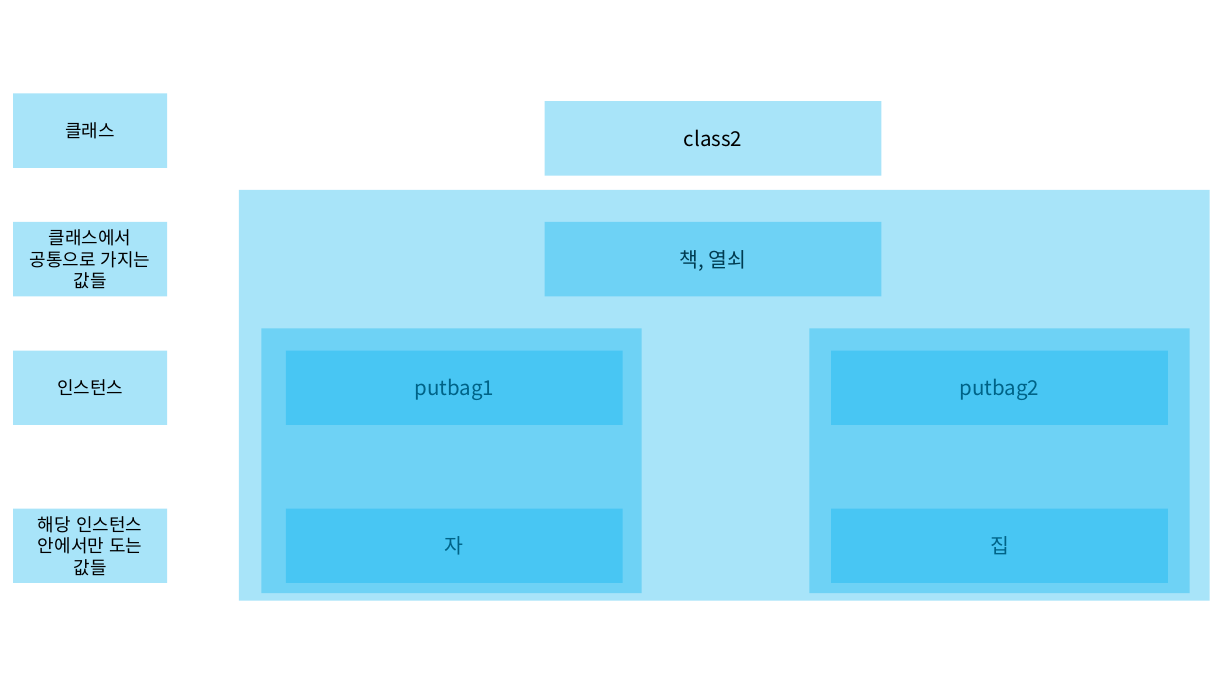
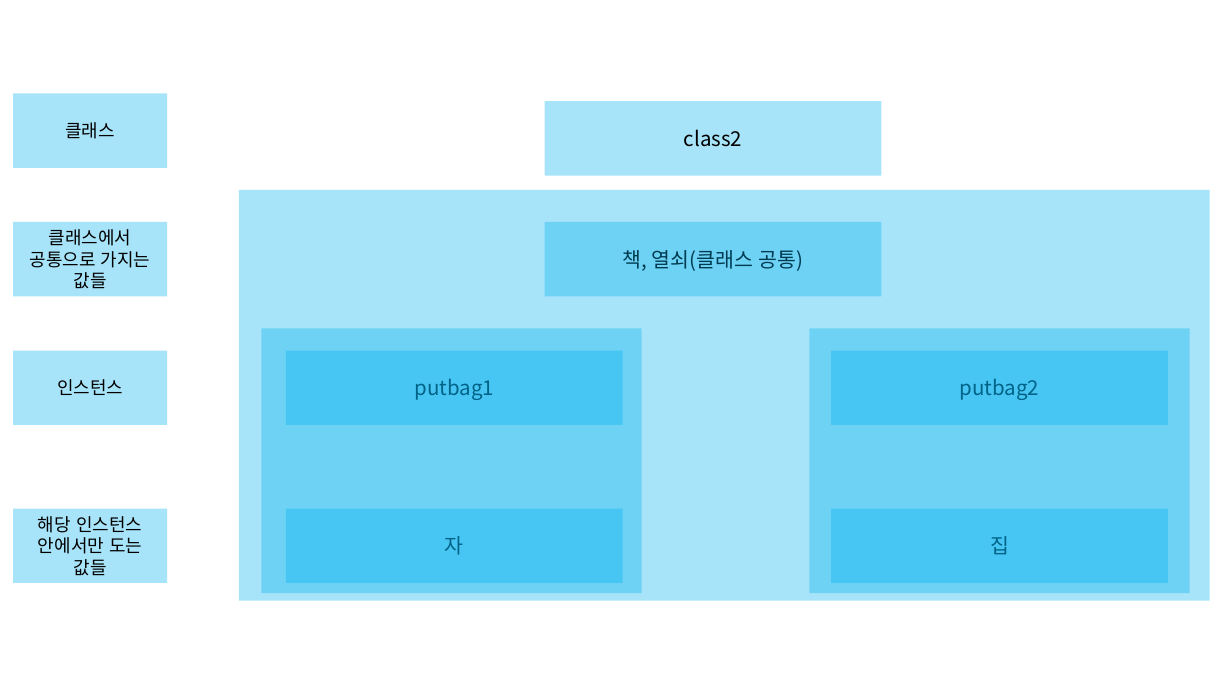
Before and after one commit to Linea89kr/classSIAT, a slide deck: slide 9 of 99. Lecture note in ppt/8. Python4, ES6.pptx. Drawn at 1232x693 pixels with LibreOffice and Linux fonts; fonts in the diff are those of the drawing. Boxes give left, top, right and bottom in pixels: in the first picture for what was removed or moved away, otherwise in the second. Text is boxed around its words. In the diff, an @@ line names an element or a change of style, - is before the commit and + after.

```diff
--- a/99. Lecture note in ppt/8. Python4, ES6.pptx
+++ b/99. Lecture note in ppt/8. Python4, ES6.pptx
@@ text in rectangle at bbox=[623, 250, 804, 271]: text changed @@
-책, 열쇠
+책, 열쇠(클래스 공통)
```
Also in this commit, not shown: 7 other slides changed, 10 slides added, 1 slide removed, 4 other files.
